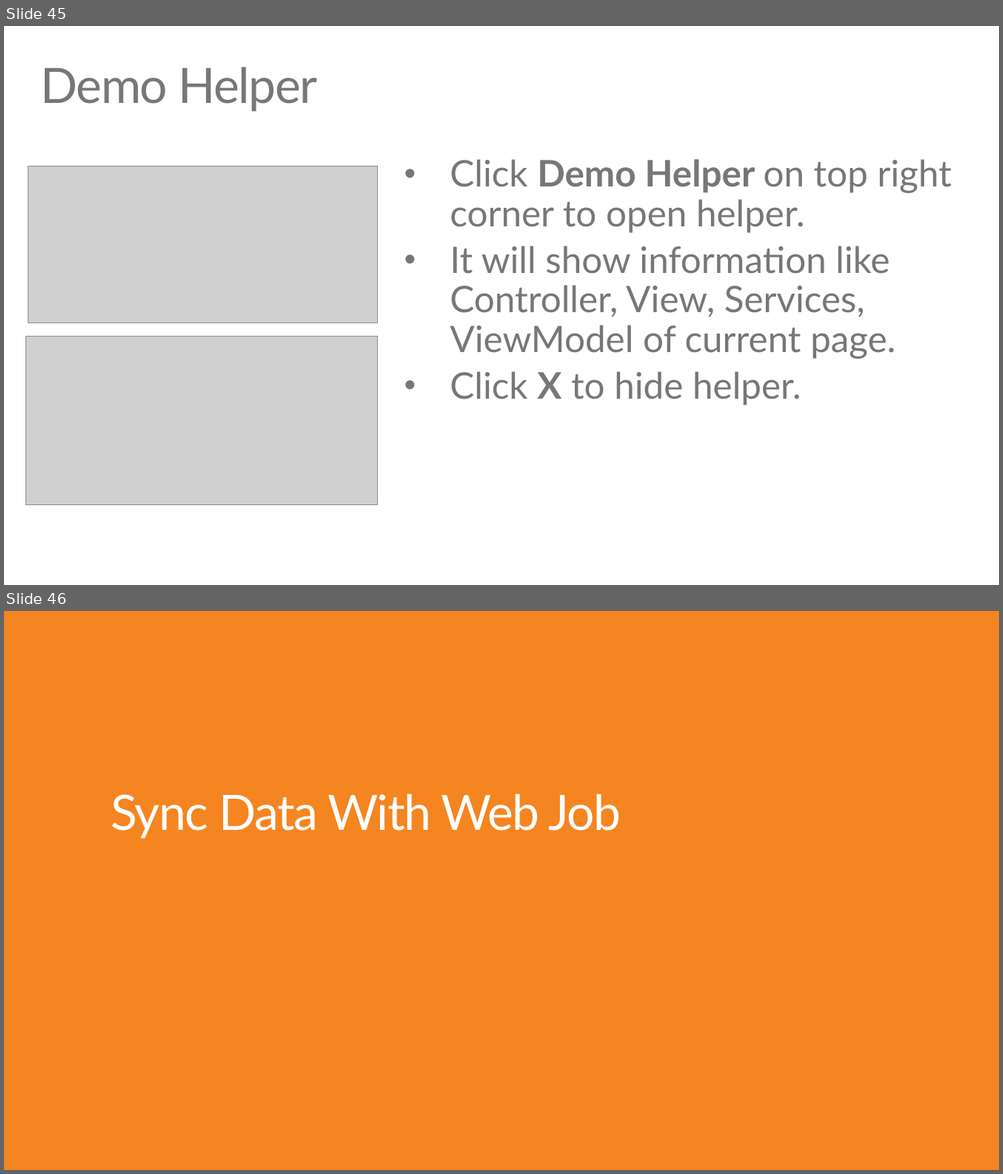
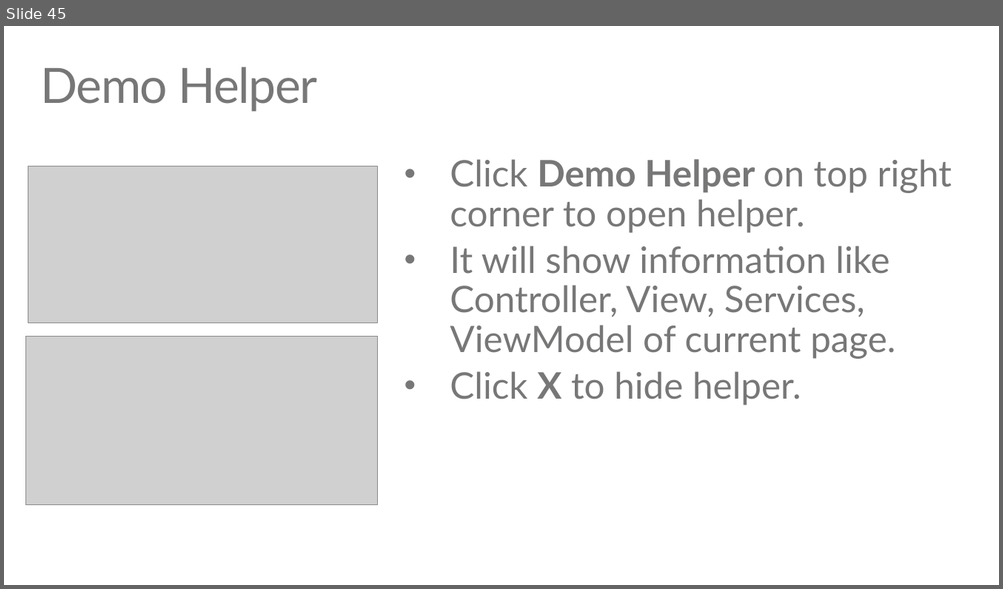
Before and after one commit to TylerLu/EDUGraphAPI-Angular, a slide deck: EDU GRAPH-API Demo Script.pptx. Shown one above the other, each under a label of ours: slides 45 and 46 before the commit, slide 45 after it. The pictures are 1003x1174 and 1003x589 pixels, drawn with LibreOffice and Linux fonts; fonts in the diff are those of the drawing; grey boxes stand for pictures. Boxes give left, top, right and bottom in pixels: in the first picture for what was removed or moved away, otherwise in the second. Text is boxed around its words. In the diff, an @@ line names an element or a change of style, - is before the commit and + after.

```diff
--- a/EDU GRAPH-API Demo Script.pptx
+++ b/EDU GRAPH-API Demo Script.pptx
@@ slide 46 removed at [4,611,999,1170], background #F58520 @@
@@ title removed at [111,794,621,839] @@
-Sync Data With Web Job
```
Also in this commit, not shown: 1 slide changed, 7 other slides removed.
